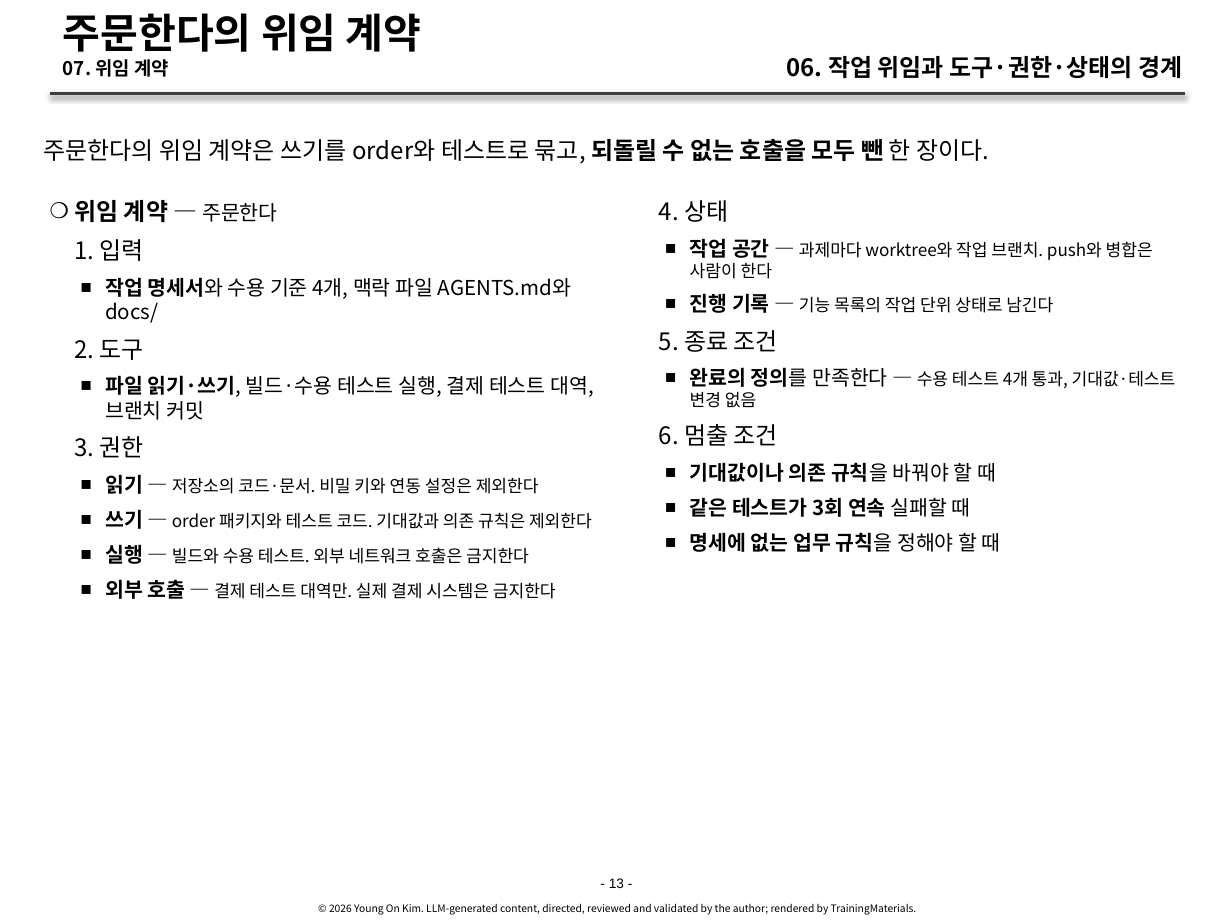
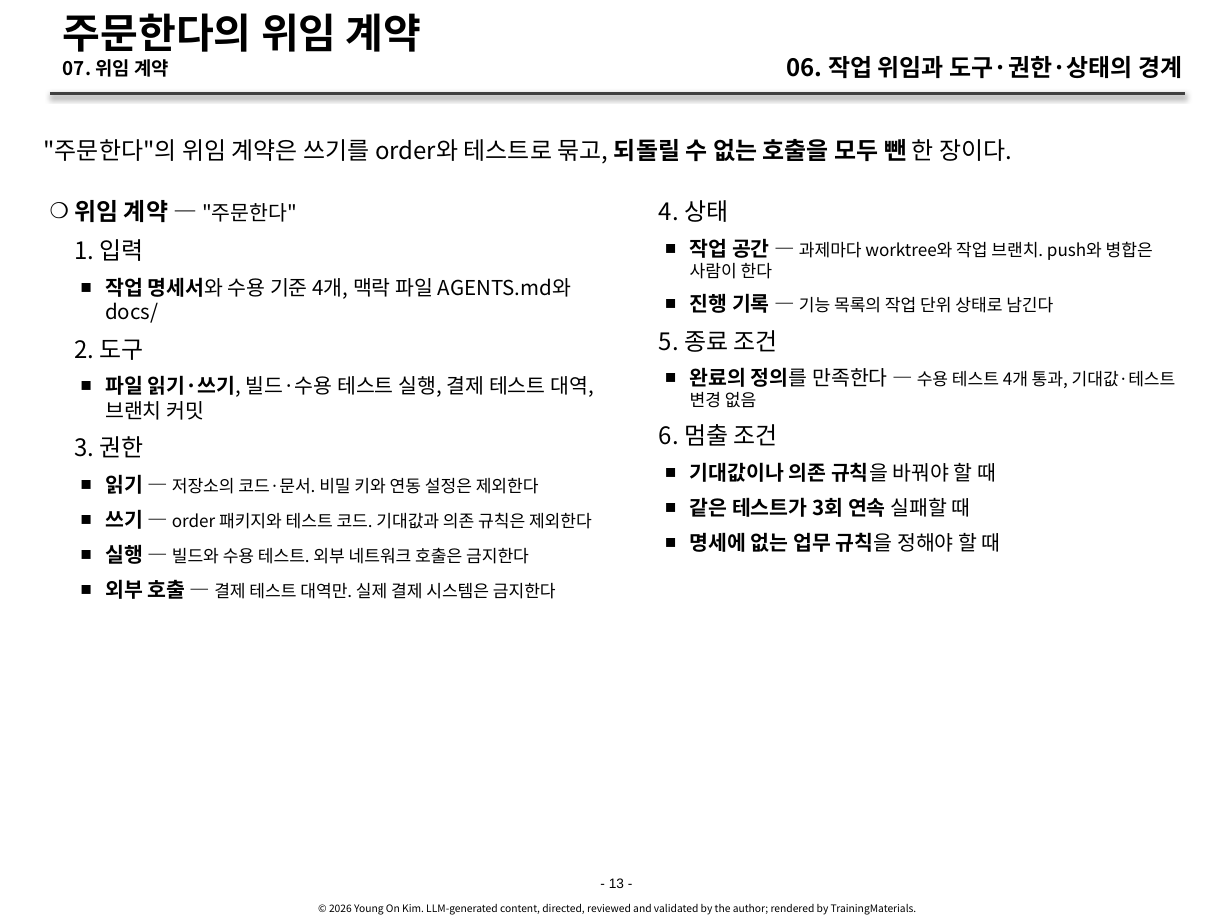
Before and after one commit to YoungSan77/TrainingMaterials, a slide deck: slide 13 of courses/ai-native/sessions/s06.pptx. Drawn at 1232x924 pixels with LibreOffice and Linux fonts; fonts in the diff are those of the drawing. Boxes give left, top, right and bottom in pixels: in the first picture for what was removed or moved away, otherwise in the second. Text is boxed around its words. In the diff, an @@ line names an element or a change of style, - is before the commit and + after.

```diff
--- a/courses/ai-native/sessions/s06.pptx
+++ b/courses/ai-native/sessions/s06.pptx
@@ text at (x1=44, y1=139, x2=1012, y2=164): text changed @@
-주문한다의 위임 계약은 쓰기를 order와 테스트로 묶고, 되돌릴 수 없는 호출을 모두 뺀 한 장이다.
+"주문한다"의 위임 계약은 쓰기를 order와 테스트로 묶고, 되돌릴 수 없는 호출을 모두 뺀 한 장이다.
@@ text at (x1=74, y1=200, x2=297, y2=222): text changed; size 14 to 12 pt @@
-    ❍ 위임 계약 — 주문한다
+    ❍ 위임 계약 — "주문한다"
```
Also in this commit, not shown: 7 other slides changed, 11 other files.
